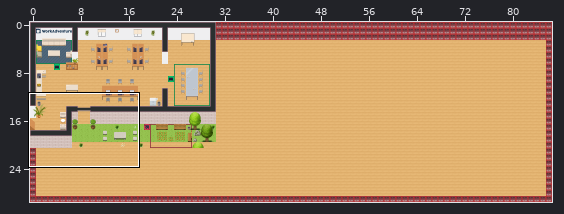
An edit to a level. Tiled map (JSON), office.tmj. Above: a wide view before the commit, with the close-up outlined.
Close-up. Before:
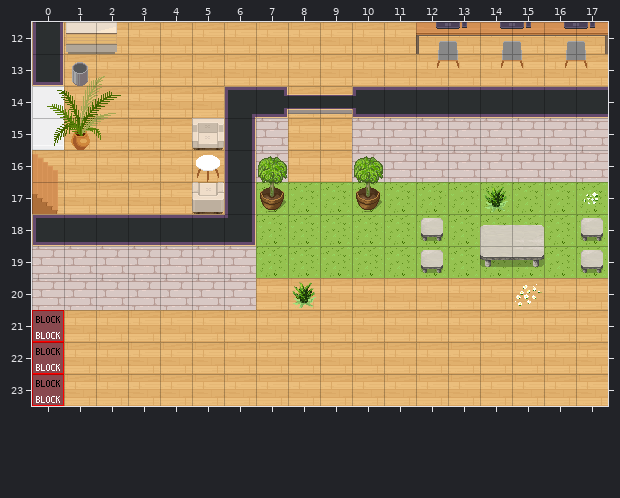
Cells are 32x32 px. Shown: x 0..17, y 12..23. The commit also changed other parts of the map, which this record leaves out. The old version is drawn lined up with the new one.
The result:
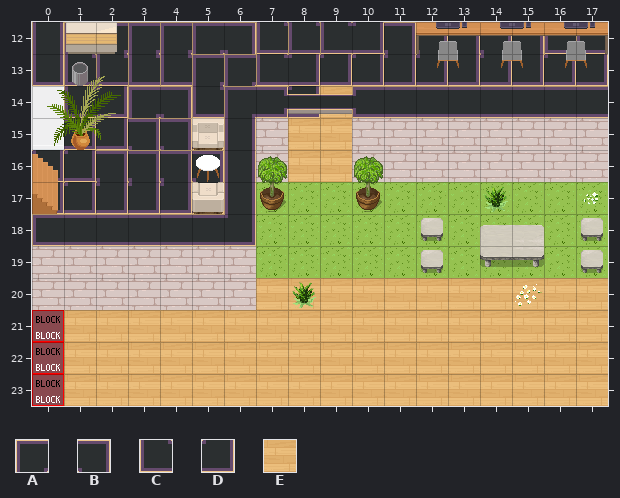
Key: from "WA_Room_Builder": A 28, B 29, C 53, D 54, E 350.
_ is an empty cell, . an unchanged one.
From old to new:
map size 87x30 -> 31x30 cells
--- layer "floor/floor1"
@@ x 0..17 @@
-12 .EEEEEEEEEEEEEEEEE
-13 .EEEEEEEEEEEEEEEEE
-14 .EEEEE..E.........
-15 .EEEE.............
-16 EEEEEE............
-17 EEEEEE............
+12 .AAAAABCCCDBBBBBCC
+13 .CCCCAACDDDDDDDDDD
+14 .CDABC..D.........
+15 .DDBB.............
+16 DDBBBB............
+17 DDDDDD............
Pixel boxes of the changes (left, top, right, bottom) in both close-ups:
changed: (32, 22, 608, 214)
